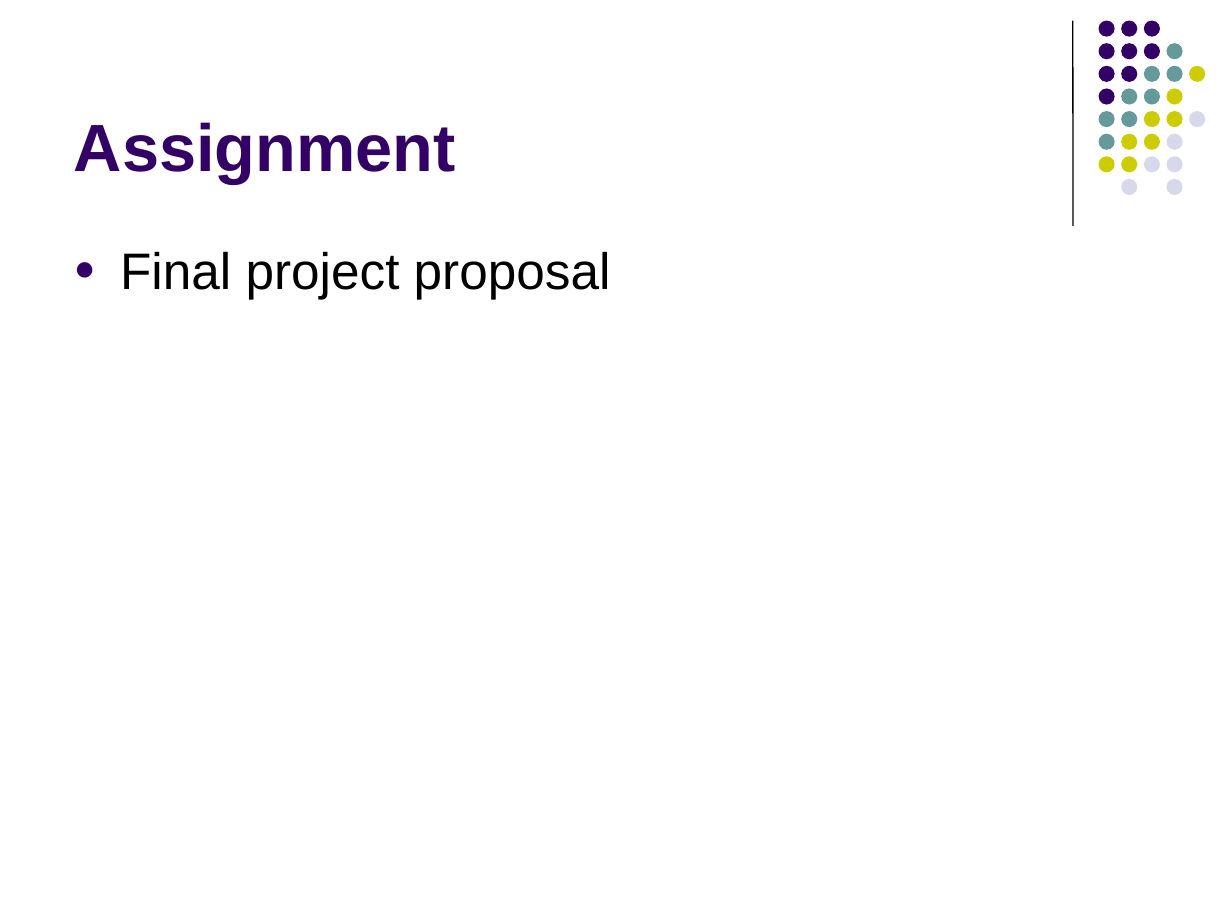
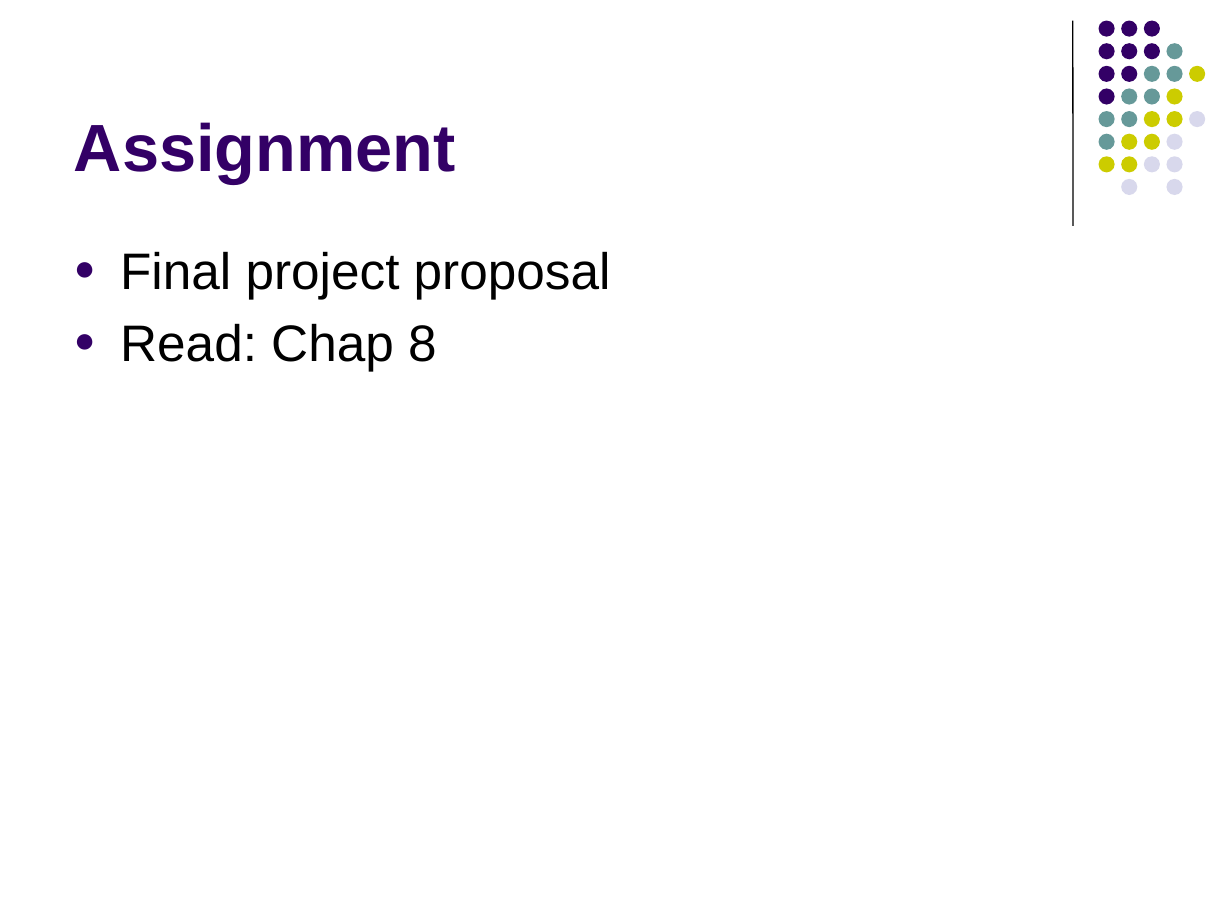
Before and after one commit to lutzhamel/CSC402, a slide deck: slide 64 of notes/csc402-ln012.pptx. Drawn at 1232x924 pixels with LibreOffice and Linux fonts; fonts in the diff are those of the drawing. Boxes give left, top, right and bottom in pixels: in the first picture for what was removed or moved away, otherwise in the second. Text is boxed around its words. In the diff, an @@ line names an element or a change of style, - is before the commit and + after.

```diff
--- a/notes/csc402-ln012.pptx
+++ b/notes/csc402-ln012.pptx
@@ text at (120, 323, 437, 371): paragraph added @@
+● Read: Chap 8
```
Also in this commit, not shown: 1 other slide changed, 1 other file.
